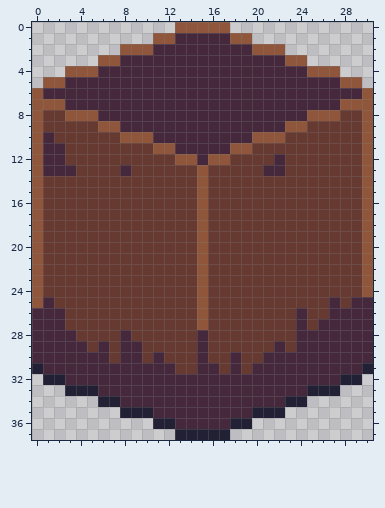
A pixel-art file gets an edit: src/assets/Wall.aseprite. The first picture shows the starting point.
31x38 pixels, 1 frame.
And afterwards:
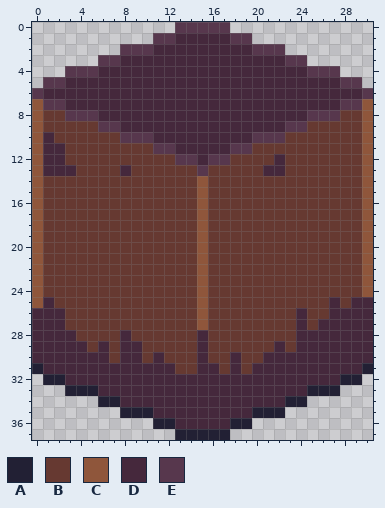
Palette (. is transparent): A #222034  B #663931  C #8f563b  D #45283c  E #57374d
The edit:
y 0: x 13..17 CCCCC -> EEEEE
y 1: x 11..12 CC -> EE; x 18..19 CC -> EE
y 2: x 8..10 CCC -> EEE; x 20..22 CCC -> EEE
y 3: x 6..7 CC -> EE; x 23..24 CC -> EE
y 4: x 3..5 CCC -> EEE; x 25..27 CCC -> EEE
y 5: x 1..2 CC -> EE; x 28..29 CC -> EE
y 6: x 0 C -> E; x 30 C -> E
y 7: x 1..2 CC -> EE; x 28..29 CC -> EE
y 8: x 3..5 CCC -> EEE; x 25..27 CCC -> EEE
y 9: x 6..7 CC -> EE; x 23..24 CC -> EE
y 10: x 8..10 CCC -> EEE; x 20..22 CCC -> EEE
y 11: x 11..12 CC -> EE; x 18..19 CC -> EE
y 12: x 13..14 CC -> EE; x 16..17 CC -> EE
y 13: x 15 C -> E
Where, in picture pixels (left, top, right, bottom), the same in both pictures:
changed: (32, 22, 373, 176)
